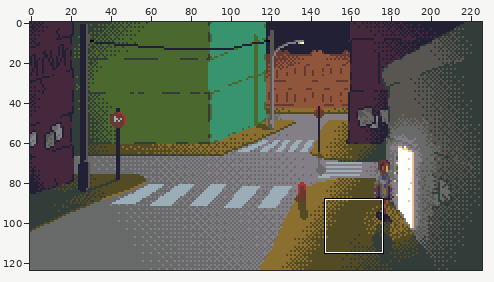
Pixel-art file, stored at UnityProject/Assets/Sprites/Intro/cutscene.aseprite. The picture above shows the old version from afar; the outline marks the close-up.
Close-up. Earlier state:
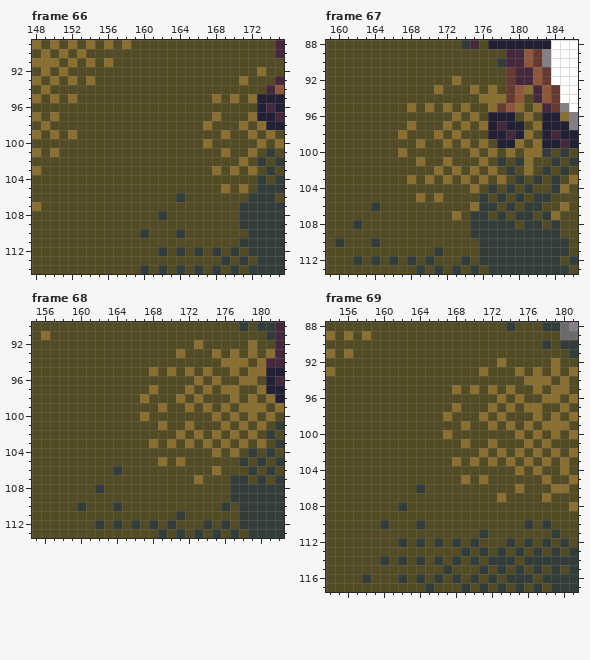
226x124 pixels, 83 frames. Shown: frame 66: x 148..175, y 89..114; frame 67: x 159..186, y 88..113; frame 68: x 155..182, y 90..113; frame 69: x 154..181, y 88..117. The commit also changed other frames or places, which this record leaves out.
And afterwards:
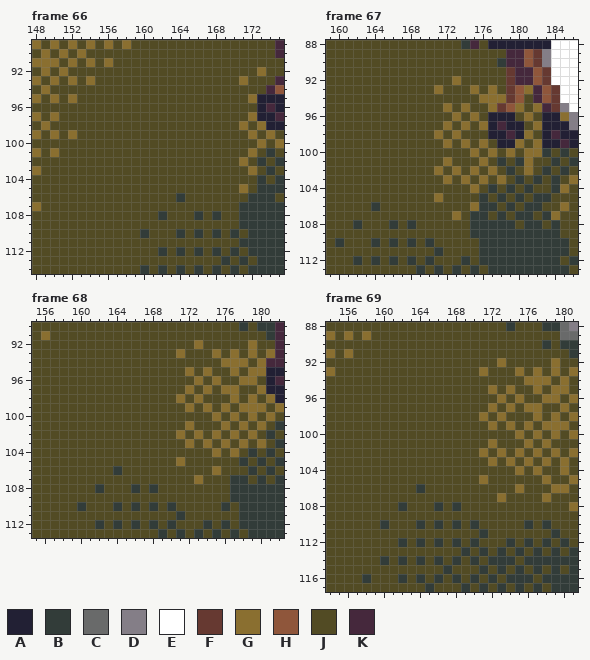
Palette (. is transparent): A #222034  B #323c39  C #696a6a  D #847e87  E #ffffff  F #663931  G #8a6f30  H #8f563b  J #524b24  K #45283c
Edits made:
--- frame 66, layer "porta"
@@ x 164..172 @@
  94 JJJJJJJJJ
- 95 JJJJGJGJG
+ 95 JJJJJJJJG
  96 JJJJJJJJJ
- 97 JJJJGJJJG
- 98 JJJGJJJGJ
- 99 JJJJJGJJG
-100 JJJGJJJJJ
-101 JJJJJGJJG
+ 97 JJJJJJJJG
+ 98 JJJJJJJGJ
+ 99 JJJJJJJJG
+100 JJJJJJJJJ
+101 JJJJJJJJG
 102 JJJJJJJGJ
-103 JJJJGJGJG
+103 JJJJJJJJG
 104 JJJJJJJJJ
-105 JJJJJGJGJ
+105 JJJJJJJGJ
 106 BJJJJJJJB
 107 JJJJJJJBB
-108 JJJJJJJBB
+108 JJBJBJJBB
 109 JJJJJJJBB
-110 BJJJJJJJB
+110 BJBJBJBJB
 111 JJJJJJJBB
--- frame 67, layer "porta"
@@ x 164..172 @@
  94 JJJJJJJJJ
- 95 JJJJGJGJG
+ 95 JJJJJJJJG
  96 JJJJJJJJJ
- 97 JJJJGJJJG
- 98 JJJGJJJGJ
- 99 JJJJJGJJG
-100 JJJGJJJJJ
-101 JJJJJGJJG
+ 97 JJJJJJJJG
+ 98 JJJJJJJGJ
+ 99 JJJJJJJJG
+100 JJJJJJJJJ
+101 JJJJJJJJG
 102 JJJJJJJGJ
-103 JJJJGJGJG
+103 JJJJJJJJG
 104 JJJJJJJJJ
-105 JJJJJGJGJ
+105 JJJJJJJGJ
 106 BJJJJJJJJ
 107 JJJJJJJJJ
-108 JJJJJJJJJ
+108 JJBJBJJJJ
 109 JJJJJJJJJ
-110 BJJJJJJJJ
+110 BJBJBJBJJ
 111 JJJJJJJBJ
--- frame 68, layer "porta": the same change as frame 67
--- frame 69, layer "porta": the same change as frame 67
